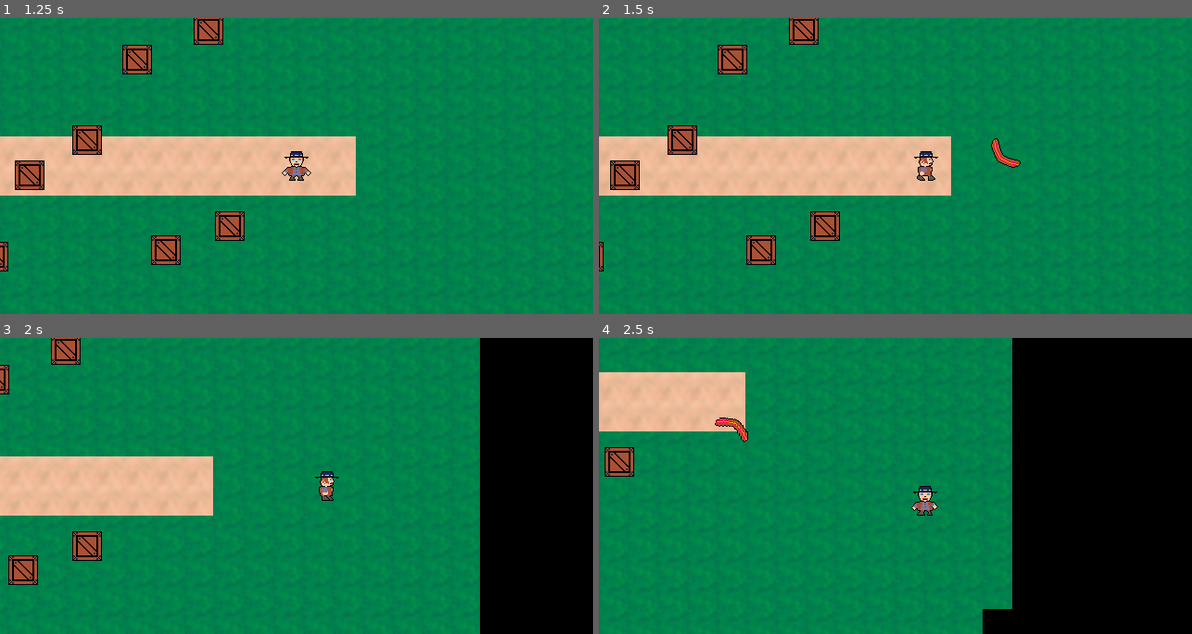
Above: before the commit, frames 1-4 (two rows, left to right).
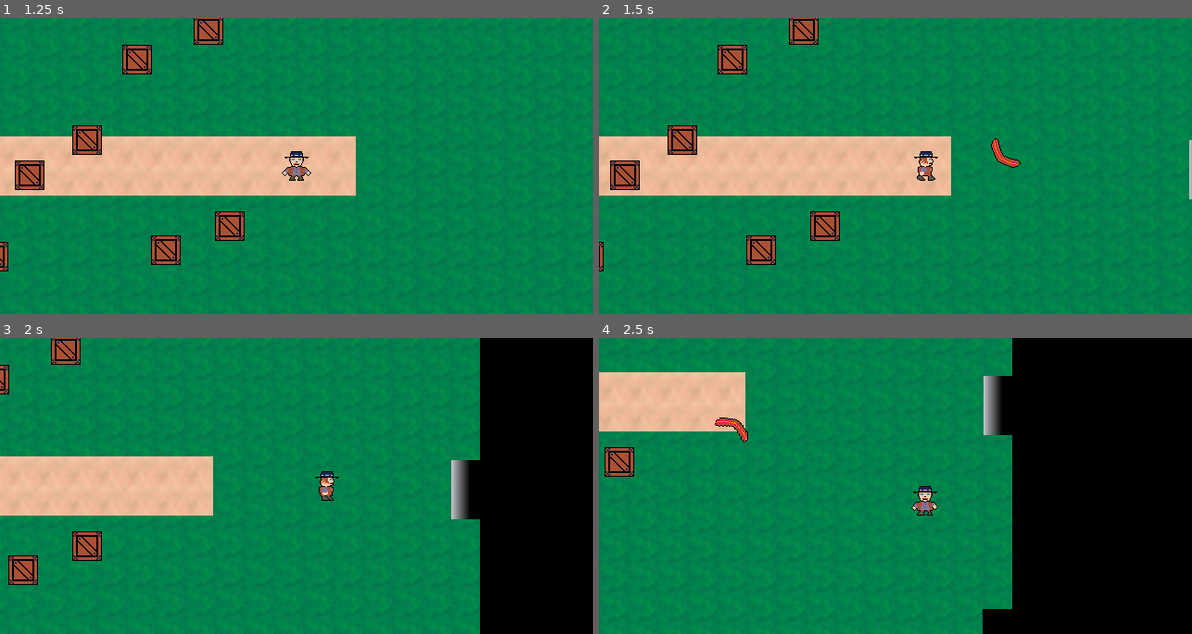
Above: after the commit, the same moments.

Repository: Beetron/2d-aussie-rpg
Game: Godot game, scene res://scene/Master.tscn
The game is run twice, just before and just after one commit, with the same random seed, the same clock (stepped at 60 frames per second) and the same inputs.
Inputs (mouse positions are in pixels of both pictures, inside the frame that each line leads up to):
- Up to frame 1 (1.25 s): click "New Game" at 0.5 s
- Up to frame 2 (1.5 s): tap Enter at 1.25 s; move the mouse to (1025, 151) at 1.27 s; press the mouse at (1025, 151) at 1.28 s; hold Right (ui_right) from 1.28 s (still down)
- Up to frame 3 (2 s): keep holding Right (ui_right)
- Up to frame 4 (2.5 s): move the mouse to (776, 500) at 2.02 s; release Right (ui_right) at 2.03 s; release the mouse at (776, 500) at 2.03 s; hold Down (ui_down) from 2.03 s (still down); click (776, 500) at 2.1 s

Frame 1 is identical in both runs. In frame 2, less than 0.1% of the frame differs, in the area x 99-100%, y 41-62%; in frame 3, 1.0%, in the area x 76-81%, y 41-62%; in frame 4, 1.0%.

Commit message:
Added level gate

Diff:
--- a/project.godot
+++ b/project.godot
@@ -96,6 +96,7 @@
 2d_physics/layer_3="enemies"
 2d_physics/layer_4="weapons"
 2d_physics/layer_5="breakable"
+2d_physics/layer_6="pickups"
 
 [rendering]
 
--- a/scene/Coins.tscn
+++ b/scene/Coins.tscn
@@ -19,6 +19,7 @@
 orbit_velocity_random = 0.0
 
 [node name="Coins" type="Area2D"]
+collision_layer = 32
 script = ExtResource( 2 )
 
 [node name="CollisionShape2D" type="CollisionShape2D" parent="."]
--- a/scene/Level 1.tscn
+++ b/scene/Level 1.tscn
@@ -1,8 +1,9 @@
-[gd_scene load_steps=5 format=2]
+[gd_scene load_steps=6 format=2]
 
 [ext_resource path="res://scene/ProtoLevel.tscn" type="PackedScene" id=1]
 [ext_resource path="res://scene/Explodetoad.tscn" type="PackedScene" id=2]
 [ext_resource path="res://scene/Crate.tscn" type="PackedScene" id=3]
+[ext_resource path="res://scene/LevelGate.tscn" type="PackedScene" id=4]
 
 [sub_resource type="NavigationPolygon" id=1]
 vertices = PoolVector2Array( 16.9073, -531.761, -45.8098, -557.825, 16.0928, -560.269, 83.6971, -561.898, 92.6567, -523 …(2215 unchanged characters)…
@@ -59,3 +60,7 @@
 
 [node name="Crate8" parent="." index="12" instance=ExtResource( 3 )]
 position = Vector2( -71.837, 65.4424 )
+
+[node name="LevelGate" parent="." index="13" instance=ExtResource( 4 )]
+position = Vector2( 336.796, 3.96881 )
+rotation = 4.71239
--- /dev/null
+++ b/scene/LevelGate.tscn
@@ -0,0 +1,18 @@
+[gd_scene load_steps=4 format=2]
+
+[ext_resource path="res://img/levelGate.png" type="Texture" id=1]
+[ext_resource path="res://script/LevelGate.gd" type="Script" id=2]
+
+[sub_resource type="RectangleShape2D" id=1]
+extents = Vector2( 32.0113, 16.0318 )
+
+[node name="LevelGate" type="Area2D"]
+gravity = 0.0
+script = ExtResource( 2 )
+
+[node name="CollisionShape2D" type="CollisionShape2D" parent="."]
+shape = SubResource( 1 )
+
+[node name="Sprite" type="Sprite" parent="."]
+texture = ExtResource( 1 )
+[connection signal="body_entered" from="." to="." method="_on_LevelGate_body_entered"]
--- a/scene/Player.tscn
+++ b/scene/Player.tscn
@@ -106,7 +106,7 @@
 ]]
 z_index = 1
 collision_layer = 2
-collision_mask = 21
+collision_mask = 53
 script = ExtResource( 2 )
 __meta__ = {
 "_edit_group_": true
--- a/script/Game.gd
+++ b/script/Game.gd
@@ -31,7 +31,6 @@
 	currentLevel = nextLevel
 	return
 
-
 func _process(_delta):
 	if Input.is_action_just_pressed("pause"):
 		if(!pauseActive):
--- /dev/null
+++ b/script/LevelGate.gd
@@ -0,0 +1,12 @@
+extends Area2D
+
+signal load_next_level
+
+func _ready():
+	self.connect("load_next_level", get_parent(), "LoadNextLevel")
+	return
+
+func _on_LevelGate_body_entered(body):
+	if(body.is_in_group("player")):
+		call_deferred("emit_signal", "load_next_level")
+	return
--- a/script/ProtoLevel.gd
+++ b/script/ProtoLevel.gd
@@ -43,3 +43,7 @@
 	coins.position = cratePosition
 	add_child(coins)
 	return
+
+func LoadNextLevel():
+	emit_signal("load_next_level")
+	return
Binary file added: img/levelGate.png
Not shown, added: img/levelGate.png.import
